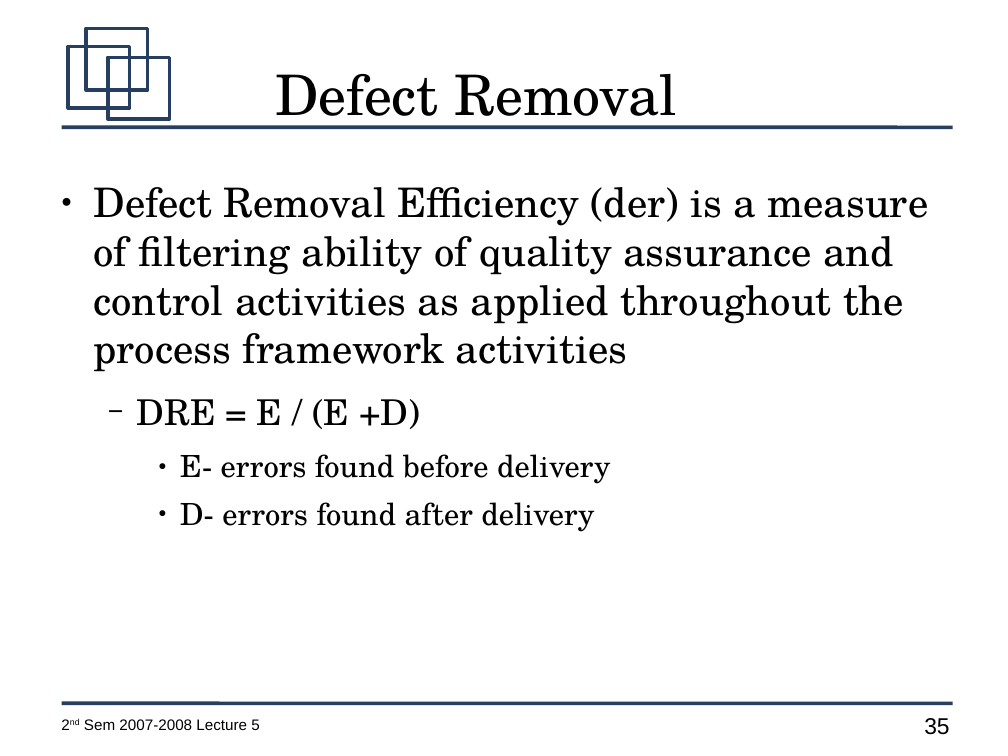
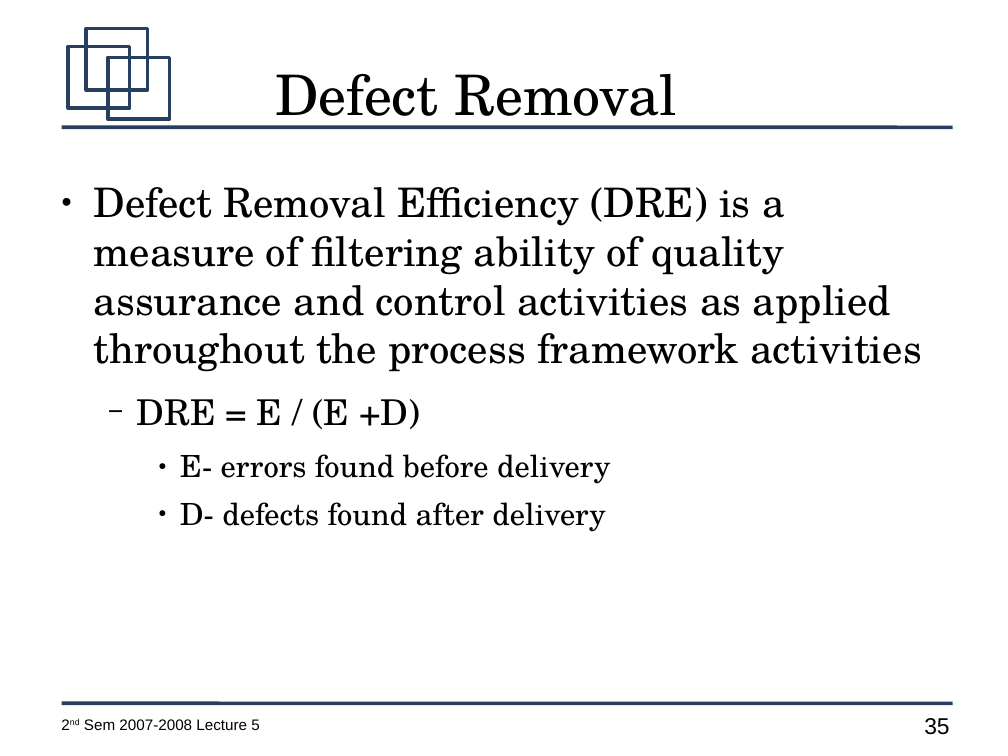
Before and after one commit to jachermocilla/jach-homepage, a slide deck: slide 35 of CMSC128-2nd-Sem-2007-L5.odp. Drawn at 1008x756 pixels with LibreOffice and Linux fonts; fonts in the diff are those of the drawing. Boxes give left, top, right and bottom in pixels: in the first picture for what was removed or moved away, otherwise in the second. Text is boxed around its words. In the diff, an @@ line names an element or a change of style, - is before the commit and + after.

```diff
--- a/CMSC128-2nd-Sem-2007-L5.odp
+++ b/CMSC128-2nd-Sem-2007-L5.odp
@@ text at [94, 187, 922, 372]: text changed @@
-● Defect Removal Efficiency (der) is a measure of filtering ability of quality assurance and control activities as applied throughout the process framework activities
+● Defect Removal Efficiency (DRE) is a measure of filtering ability of quality assurance and control activities as applied throughout the process framework activities
@@ text at [180, 502, 605, 532]: text changed @@
-    ● D- errors found after delivery
+    ● D- defects found after delivery
```
Also in this commit, not shown: 1 other slide changed, 3 other files.
